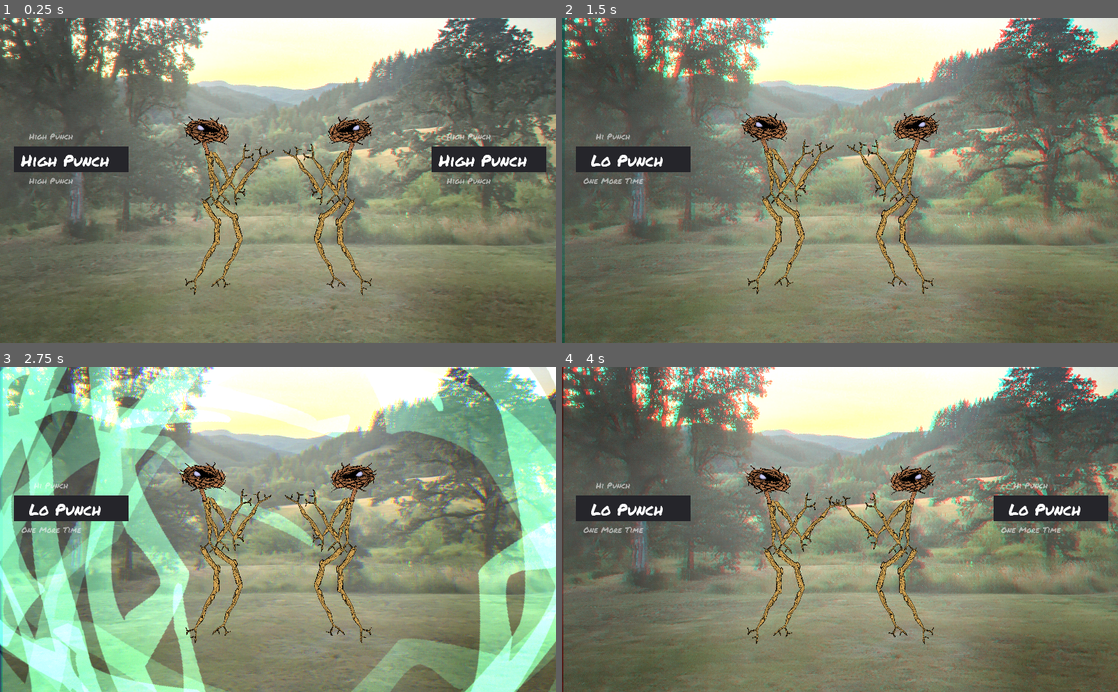
Above: before the commit, frames 1-4 (two rows, left to right).
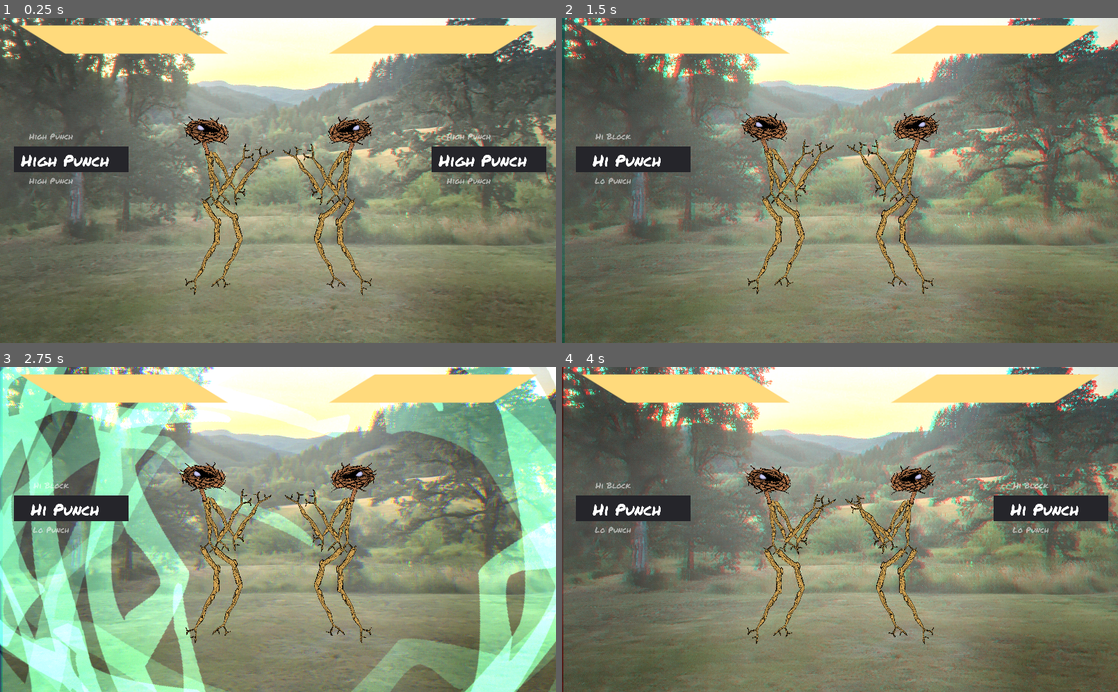
Above: after the commit, the same moments.

Repository: thesage1014/pigsSSJomt
Game: Godot game, scene res://sticky.tscn
Same seed, same stepped clock (60 frames per second), same inputs: the game is played once before the commit and once after it.
Inputs:
- Up to frame 1 (0.25 s): no input
- Up to frame 2 (1.5 s): tap Enter (ui_accept) at 0.5 s; hold Enter (ui_accept) 0.53-1.28 s; tap Left (p1_a) at 1.35 s
- Up to frame 3 (2.75 s): tap Enter (ui_accept) at 1.52, 1.55, 1.82, 2.3 s; hold Up (p1_b) from 2.03 s (still down)
- Up to frame 4 (4 s): release Up (p1_b) at 2.78 s; tap Down (p1_c) at 2.85 s; tap Enter (ui_accept) at 3.02, 3.05, 3.32, 3.77, 3.8 s; hold A (p2_a) from 3.53 s (still down)

The runs differ from the first frame. In frame 1, 5.3% of the frame differs, in the area x 3-97%, y 2-12%; in frame 2, 5.7%; in frame 3, 5.6%; in frame 4, 7.5%, in the area x 3-97%, y 2-58%.

Commit message:
health bar

Diff:
--- a/Fighter.tscn
+++ b/Fighter.tscn
@@ -1,20 +1,21 @@
-[gd_scene load_steps=28 format=2]
+[gd_scene load_steps=29 format=2]
 
 [ext_resource path="res://scripts/Fighter1.gd" type="Script" id=1]
-[ext_resource path="res://AttackRoller.tscn" type="PackedScene" id=2]
-[ext_resource path="res://AnimationPlayer.tscn" type="PackedScene" id=3]
-[ext_resource path="res://assets/audio/sfx/hit_1.ogg" type="AudioStream" id=4]
-[ext_resource path="res://assets/audio/sfx/hit_2.ogg" type="AudioStream" id=5]
-[ext_resource path="res://assets/audio/sfx/hit_3.ogg" type="AudioStream" id=6]
-[ext_resource path="res://assets/audio/sfx/hit_4.ogg" type="AudioStream" id=7]
-[ext_resource path="res://assets/audio/sfx/hit_5.ogg" type="AudioStream" id=8]
-[ext_resource path="res://assets/audio/sfx/hit_6.ogg" type="AudioStream" id=9]
-[ext_resource path="res://assets/audio/sfx/snap_1.ogg" type="AudioStream" id=10]
-[ext_resource path="res://assets/armstick.tres" type="SpriteFrames" id=11]
-[ext_resource path="res://assets/legstick1.tres" type="SpriteFrames" id=12]
-[ext_resource path="res://assets/stick3.png" type="Texture" id=13]
-[ext_resource path="res://assets/nest.png" type="Texture" id=14]
-[ext_resource path="res://assets/berd.png" type="Texture" id=15]
+[ext_resource path="res://assets/healthBar.png" type="Texture" id=2]
+[ext_resource path="res://AttackRoller.tscn" type="PackedScene" id=3]
+[ext_resource path="res://AnimationPlayer.tscn" type="PackedScene" id=4]
+[ext_resource path="res://assets/audio/sfx/hit_1.ogg" type="AudioStream" id=5]
+[ext_resource path="res://assets/audio/sfx/hit_2.ogg" type="AudioStream" id=6]
+[ext_resource path="res://assets/audio/sfx/hit_3.ogg" type="AudioStream" id=7]
+[ext_resource path="res://assets/audio/sfx/hit_4.ogg" type="AudioStream" id=8]
+[ext_resource path="res://assets/audio/sfx/hit_5.ogg" type="AudioStream" id=9]
+[ext_resource path="res://assets/audio/sfx/hit_6.ogg" type="AudioStream" id=10]
+[ext_resource path="res://assets/audio/sfx/snap_1.ogg" type="AudioStream" id=11]
+[ext_resource path="res://assets/armstick.tres" type="SpriteFrames" id=12]
+[ext_resource path="res://assets/legstick1.tres" type="SpriteFrames" id=13]
+[ext_resource path="res://assets/stick3.png" type="Texture" id=14]
+[ext_resource path="res://assets/nest.png" type="Texture" id=15]
+[ext_resource path="res://assets/berd.png" type="Texture" id=16]
 
 [sub_resource type="Animation" id=1]
 resource_name = "One More Time"
@@ -67,7 +68,7 @@
 "values": [ 0 ]
 }
 tracks/4/type = "value"
-tracks/4/path = NodePath("Brd:position")
+tracks/4/path = NodePath("Torso/neck/head/Brd:position")
 tracks/4/interp = 2
 tracks/4/loop_wrap = true
 tracks/4/imported = false
@@ -79,7 +80,7 @@
 "values": [ Vector2( -393.074, -618.013 ), Vector2( -45.442, -238.571 ), Vector2( 9.08862, -313.551 ), Vector2( 24.4103, -150.435 ) ]
 }
 tracks/5/type = "value"
-tracks/5/path = NodePath("Brd:rotation_degrees")
+tracks/5/path = NodePath("Torso/neck/head/Brd:rotation_degrees")
 tracks/5/interp = 2
 tracks/5/loop_wrap = true
 tracks/5/imported = false
@@ -91,7 +92,7 @@
 "values": [ 0.0, 0.0, 0.0, 0.0 ]
 }
 tracks/6/type = "value"
-tracks/6/path = NodePath("Brd:modulate")
+tracks/6/path = NodePath("Torso/neck/head/Brd:self_modulate")
 tracks/6/interp = 2
 tracks/6/loop_wrap = true
 tracks/6/imported = false
@@ -1372,7 +1373,21 @@
 position = Vector2( -199.445, -6.64807 )
 script = ExtResource( 1 )
 
-[node name="AttackRoller" parent="." instance=ExtResource( 2 )]
+[node name="HealthBar" type="NinePatchRect" parent="."]
+margin_left = -1071.0
+margin_top = -805.0
+margin_right = -301.0
+margin_bottom = -615.0
+rect_scale = Vector2( -1, -1 )
+rect_pivot_offset = Vector2( 886.182, -0.675842 )
+texture = ExtResource( 2 )
+patch_margin_left = 170
+patch_margin_top = 43
+patch_margin_right = 170
+patch_margin_bottom = 43
+axis_stretch_vertical = 2
+
+[node name="AttackRoller" parent="." instance=ExtResource( 3 )]
 margin_left = 311.185
 margin_top = -504.577
 margin_right = 731.185
@@ -1540,7 +1555,7 @@
 }
 
 [node name="neck" type="AnimatedSprite" parent="Skeleton/Torso"]
-modulate = Color( 0.956863, 0.807843, 1, 1 )
+self_modulate = Color( 0.956863, 0.807843, 1, 1 )
 position = Vector2( -664.656, 73.7129 )
 rotation = -2.90264
 scale = Vector2( 0.86162, 0.86162 )
@@ -1551,6 +1566,7 @@
 }
 
 [node name="head" type="AnimatedSprite" parent="Skeleton/Torso/neck"]
+self_modulate = Color( 0.956863, 0.807843, 1, 1 )
 position = Vector2( 686.422, -63.3096 )
 rotation = 1.29597
 frames = SubResource( 12 )
@@ -1558,10 +1574,11 @@
 "_edit_bone_": true
 }
 
-[node name="Brd" type="Sprite" parent="Skeleton"]
-modulate = Color( 1, 1, 1, 0 )
-position = Vector2( -393.074, -618.013 )
-scale = Vector2( 0.110139, 0.110139 )
-texture = ExtResource( 15 )
+[node name="Brd" type="Sprite" parent="Skeleton/Torso/neck/head"]
+self_modulate = Color( 1, 1, 1, 0 )
+position = Vector2( 24.4103, -150.435 )
+scale = Vector2( 0.850926, 0.850926 )
+texture = ExtResource( 16 )
+offset = Vector2( 0, -373.1 )
 [connection signal="on_player_selected" from="." to="AttackRoller" method="_on_Fighter1_on_player_selected"]
 [connection signal="on_send_attack" from="." to="AttackRoller" method="_on_Fighter1_on_send_attack"]
--- a/HealthBar.gd
+++ /dev/null
@@ -1,22 +0,0 @@
-extends ColorRect
-
-# Declare member variables here. Examples:
-var scale
-onready var player = get_node(".")
-var transform
-
-# Called when the node enters the scene tree for the first time.
-func _ready():
-	transform = self.get_transform()
-	scale = transform.get_scale()
-	print_debug("hb scale: ", scale)
-
-func _input(event):
-	if event.is_action_pressed("ui_accept"):
-		transform.scaled() -= new Vector2(1,0)
-		pass
-
-# Called every frame. 'delta' is the elapsed time since the previous frame.
-func _process(delta):
-
-	pass
--- a/assets/animations/rest.tres
+++ b/assets/animations/rest.tres
@@ -543,7 +543,7 @@
 "values": [ Vector2( 1, 1 ) ]
 }
 tracks/45/type = "value"
-tracks/45/path = NodePath("Brd:position")
+tracks/45/path = NodePath("Torso/neck/head/Brd:position")
 tracks/45/interp = 1
 tracks/45/loop_wrap = true
 tracks/45/imported = false
@@ -555,7 +555,7 @@
 "values": [ Vector2( -393.074, -618.013 ) ]
 }
 tracks/46/type = "value"
-tracks/46/path = NodePath("Brd:rotation_degrees")
+tracks/46/path = NodePath("Torso/neck/head/Brd:rotation_degrees")
 tracks/46/interp = 1
 tracks/46/loop_wrap = true
 tracks/46/imported = false
--- a/scripts/Fighter1.gd
+++ b/scripts/Fighter1.gd
@@ -3,19 +3,20 @@
 # Declare member variables here. Examples:
 # var a = 2
 # var b = "text"
-
 var nextMove = 1
 #var moveCount = 0
 var MoveList = [
-				['One More Time','One More Time'],
-				['punchR','Lo Punch'],
-				['punchL','Hi Punch'],
-				['blockHi','Hi Block'],
-				['blockLo','Lo Block'],
-				['kickR','Hi Kick'],
-				['kickL','Lo Kick']
+				#['One More Time','One More Time', -100],
+				['punchR','Lo Punch',30],
+				['punchL','Hi Punch',50],
+				['blockHi','Hi Block',0],
+				['blockLo','Lo Block',0],
+				['kickR','Hi Kick',50],
+				['kickL','Lo Kick',30]
 				]
 var usedOnce = []
+onready var hpStartSize = get_node("HealthBar").rect_size
+export(NodePath) onready var enemy = ""
 export var playerNumber = 1
 export var hitPoints = 100
 var btn = []
@@ -29,7 +30,7 @@
 	#moveCount = MoveList.size() -1 # for some reason it counts size from 1 but calls array members from 0, so calling array[array.size] causes a crash
 	#print("move count: ", moveCount)
 	var animList = get_node("Skeleton/AnimationPlayer").get_animation_list()
-
+	print("enemy: " + str(enemy) + "self: " + str(self))
 	#MoveList = animList
 
 	if playerNumber == 1 :
@@ -59,6 +60,7 @@
 
 func sendAttack():
 	CheckLength()
+
 	emit_signal("on_send_attack")
 	alreadySelected = false
 	if MoveList.size()-1 > 0 :
@@ -79,7 +81,9 @@
 	return
 
 func TakeDamage(damage):
-	hitPoints -= damage
+	if(not MoveList[nextMove][0].begins_with("block")):
+		hitPoints -= damage
+	get_node("HealthBar").rect_size = hpStartSize * Vector2(100/hitPoints,1)
 	return hitPoints
 
 func _process(delta):
--- a/sticky.tscn
+++ b/sticky.tscn
@@ -7,6 +7,7 @@
 [ext_resource path="res://assets/add.tres" type="Material" id=5]
 [ext_resource path="res://assets/circle.png" type="Texture" id=6]
 [ext_resource path="res://Fighter.tscn" type="PackedScene" id=7]
+[ext_resource path="res://assets/audio/onemoretime.ogg" type="AudioStream" id=8]
 
 [sub_resource type="CanvasItemMaterial" id=1]
 blend_mode = 1
@@ -147,6 +148,10 @@
 position = Vector2( -618.799, -6.64807 )
 scale = Vector2( -1, 1 )
 playerNumber = 2
+
+[node name="AudioStreamPlayer" type="AudioStreamPlayer" parent="."]
+stream = ExtResource( 8 )
+autoplay = true
 [connection signal="on_timed_attack" from="Timer" to="Fighter1" method="_on_Timer_on_timed_attack"]
 [connection signal="on_timed_attack" from="Timer" to="Fighter2" method="_on_Timer_on_timed_attack"]
 [connection signal="on_player_selected" from="Fighter1" to="Timer" method="_on_Fighter1_on_player_selected"]
Not shown: 11 places in Fighter.tscn that only renumber resources
Not shown, changed: assets/audio/onemoretime.ogg.import
Binary file added: assets/healthBar.png
Not shown, added: assets/healthBar.png.import
Not shown: 1 places in sticky.tscn that only renumber resources
